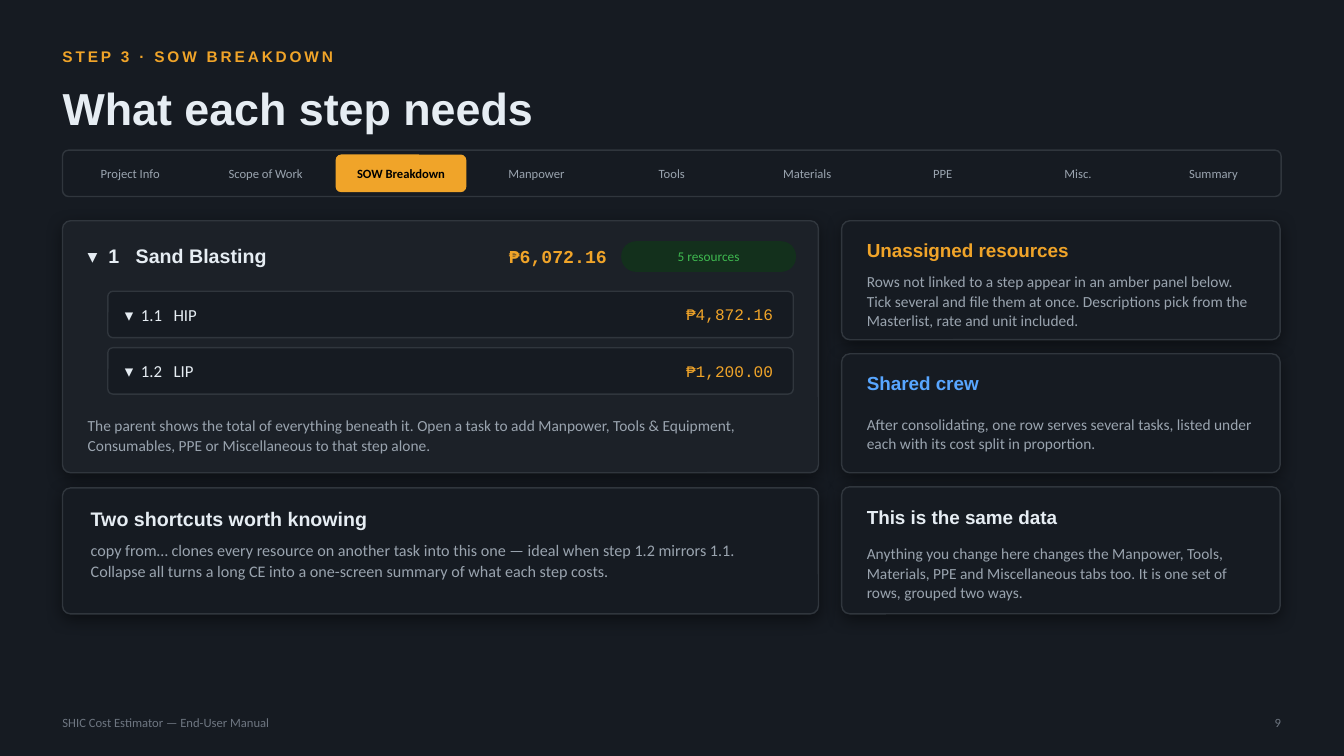
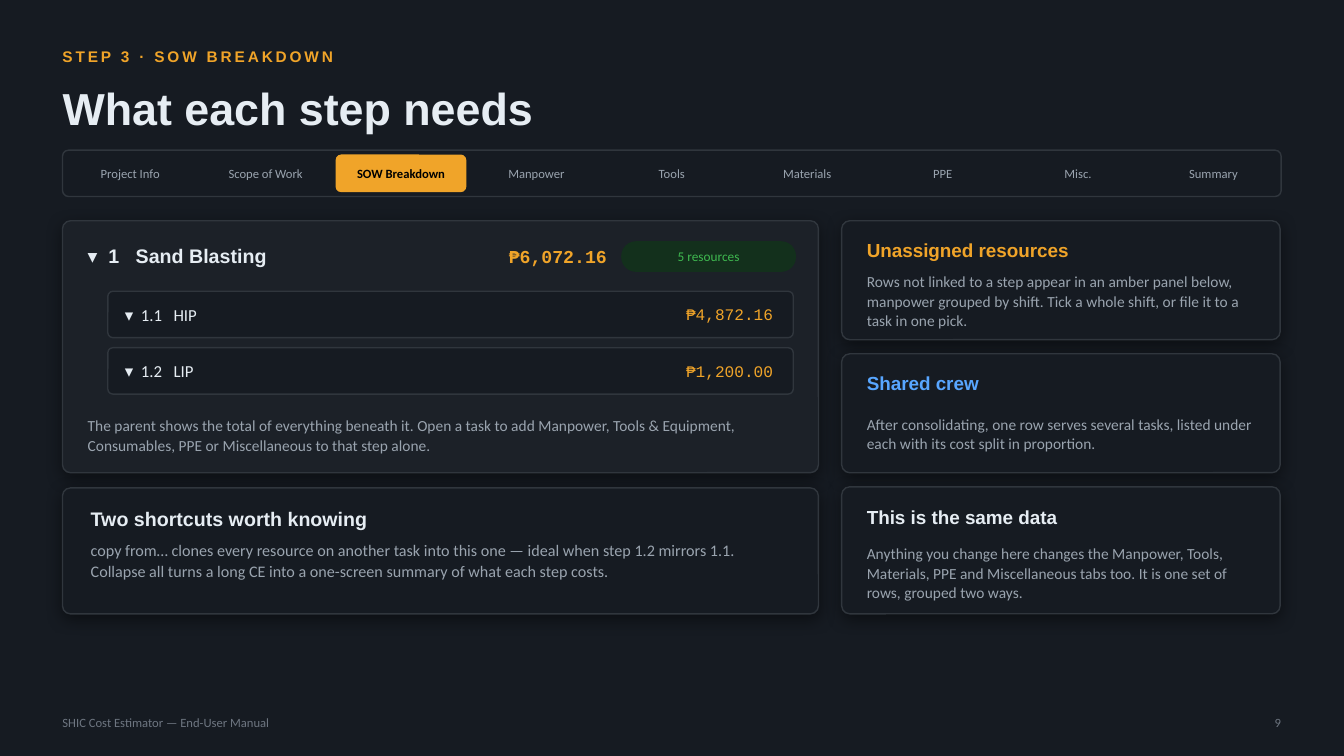
Before and after one commit to SYNERCORE/CostEstimation, a slide deck: slide 9 of docs/SHIC-Cost-Estimator-User-Manual.pptx. Drawn at 1344x756 pixels with LibreOffice and Linux fonts; fonts in the diff are those of the drawing. Boxes give left, top, right and bottom in pixels: in the first picture for what was removed or moved away, otherwise in the second. Text is boxed around its words. In the diff, an @@ line names an element or a change of style, - is before the commit and + after.

```diff
--- a/docs/SHIC-Cost-Estimator-User-Manual.pptx
+++ b/docs/SHIC-Cost-Estimator-User-Manual.pptx
@@ text at (x1=867, y1=276, x2=1238, y2=329): text changed @@
-Rows not linked to a step appear in an amber panel below. Tick several and file them at once. Descriptions pick from the Masterlist, rate and unit included.
+Rows not linked to a step appear in an amber panel below, manpower grouped by shift. Tick a whole shift, or file it to a task in one pick.
```
Also in this commit, not shown: 15 other slides changed, 2 slides added.
